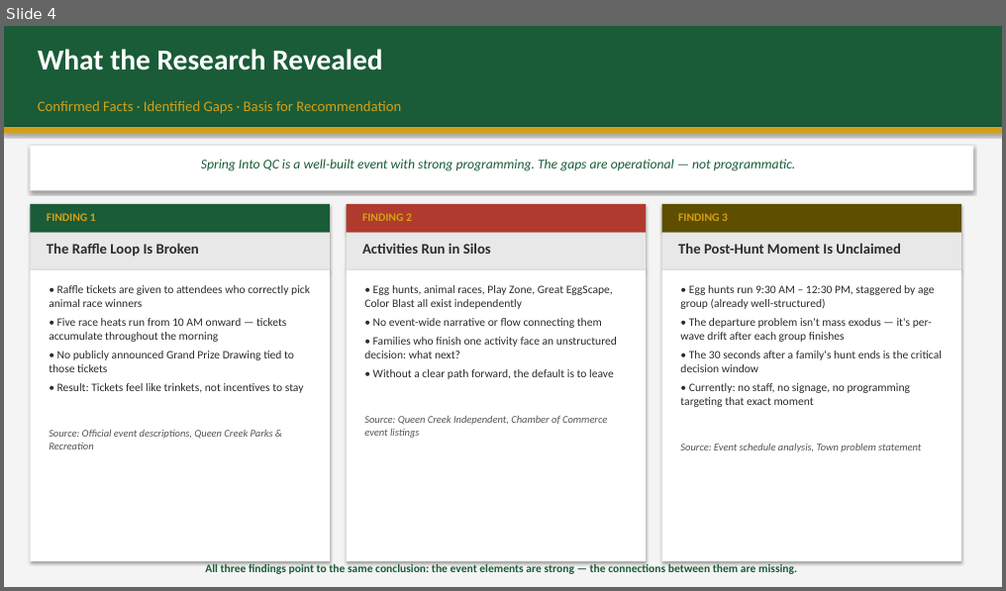
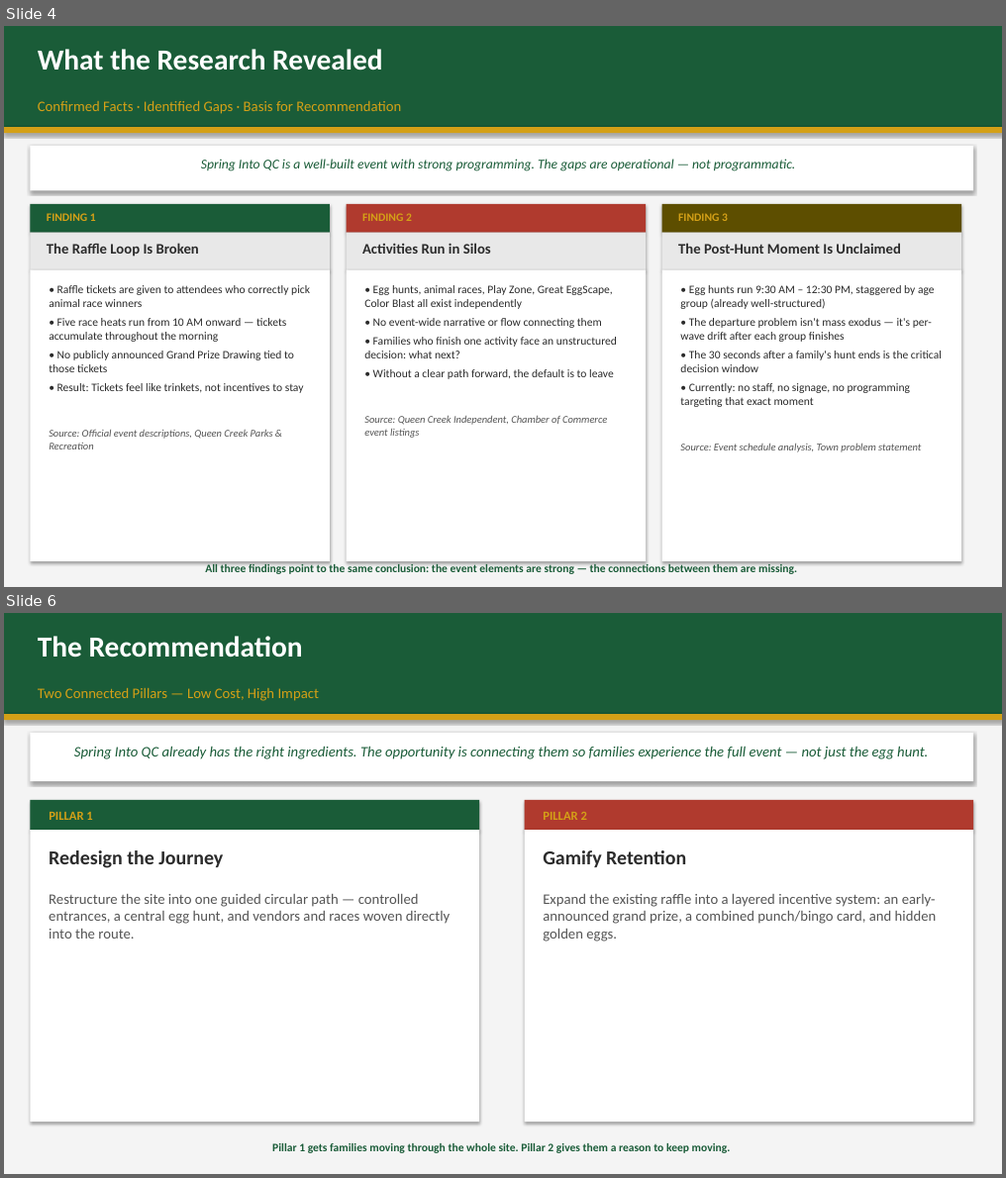
Before and after one commit to billy12/qc, a slide deck: SpringIntoQC_Presentation.pptx. Shown one above the other, each under a label of ours: slide 4 before the commit, slides 4 and 6 after it; the slides between them are not shown. The pictures are 1006x591 and 1006x1178 pixels, drawn with LibreOffice and Linux fonts; fonts in the diff are those of the drawing. Boxes give left, top, right and bottom in pixels: in the first picture for what was removed or moved away, otherwise in the second. Text is boxed around its words. In the diff, an @@ line names an element or a change of style, - is before the commit and + after.

```diff
--- a/SpringIntoQC_Presentation.pptx
+++ b/SpringIntoQC_Presentation.pptx
@@ slide 6 added at box(4, 613, 1002, 1174), background #FFFFFF @@
@@ rectangle added at box(4, 613, 1002, 1174), fill #F4F4F4 @@
@@ rectangle added at box(4, 613, 1002, 714), fill #1A5C38 @@
@@ text added at box(38, 636, 303, 658), 28 pt, text #FFFFFF, bold @@
+The Recommendation
@@ text added at box(38, 688, 319, 701), 14 pt, text #D4A017 @@
+Two Connected Pillars — Low Cost, High Impact
@@ rectangle added at box(4, 714, 1002, 720), fill #D4A017 @@
@@ rectangle added at box(30, 733, 973, 781), fill #FFFFFF @@
@@ text added at box(74, 746, 928, 760), 14 pt, text #1A5C38, italic @@
+Spring Into QC already has the right ingredients. The opportunity is connecting them so families experience the full event — not just the egg hunt.
@@ rectangle added at box(30, 800, 479, 830), fill #1A5C38 @@
@@ text added at box(49, 812, 92, 820), 12 pt, text #D4A017, bold @@
+PILLAR 1
@@ rectangle added at box(525, 800, 973, 830), fill #B03A2E @@
@@ text added at box(543, 812, 587, 820), 12 pt, text #D4A017, bold @@
+PILLAR 2
@@ rectangle added at box(30, 830, 479, 1122), fill #FFFFFF @@
@@ rectangle added at box(525, 830, 973, 1122), fill #FFFFFF @@
@@ text added at box(49, 851, 223, 868), 19 pt, text #2B2B2B, bold @@
+Redesign the Journey
@@ text added at box(543, 851, 686, 867), 19 pt, text #2B2B2B, bold @@
+Gamify Retention
@@ text added at box(49, 894, 450, 939), 14 pt, text #555555 @@
+Restructure the site into one guided circular path — controlled entrances, a central egg hunt, and vendors and races woven directly into the route.
@@ text added at box(543, 894, 937, 942), 14 pt, text #555555 @@
+Expand the existing raffle into a layered incentive system: an early-announced grand prize, a combined punch/bingo card, and hidden golden eggs.
@@ text added at box(272, 1144, 731, 1154), 11 pt, text #1A5C38, bold @@
+Pillar 1 gets families moving through the whole site. Pillar 2 gives them a reason to keep moving.
```
Also in this commit, not shown: 4 slides changed, 3 other slides added, 2 slides removed, 7 other files.
